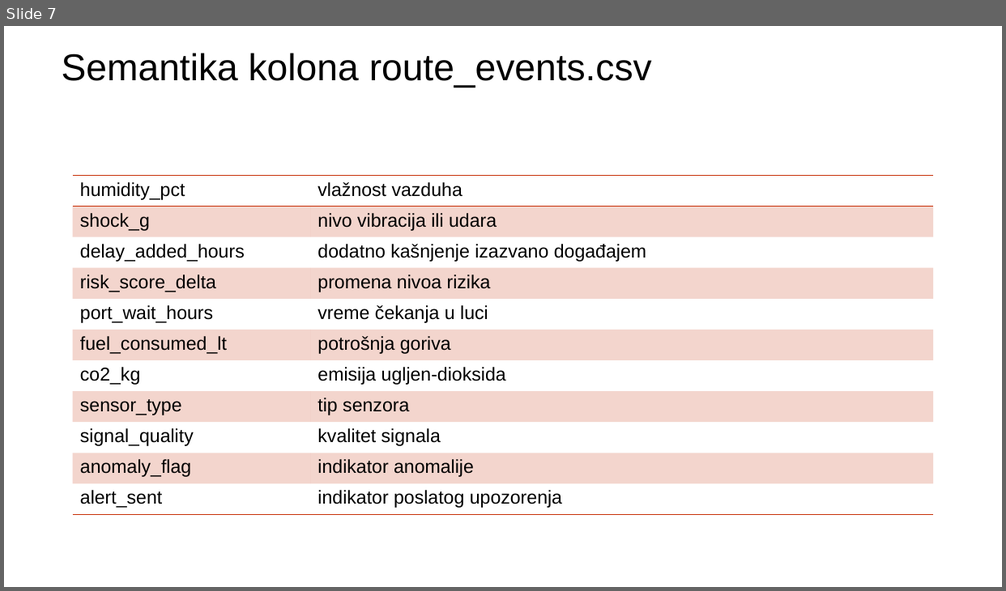
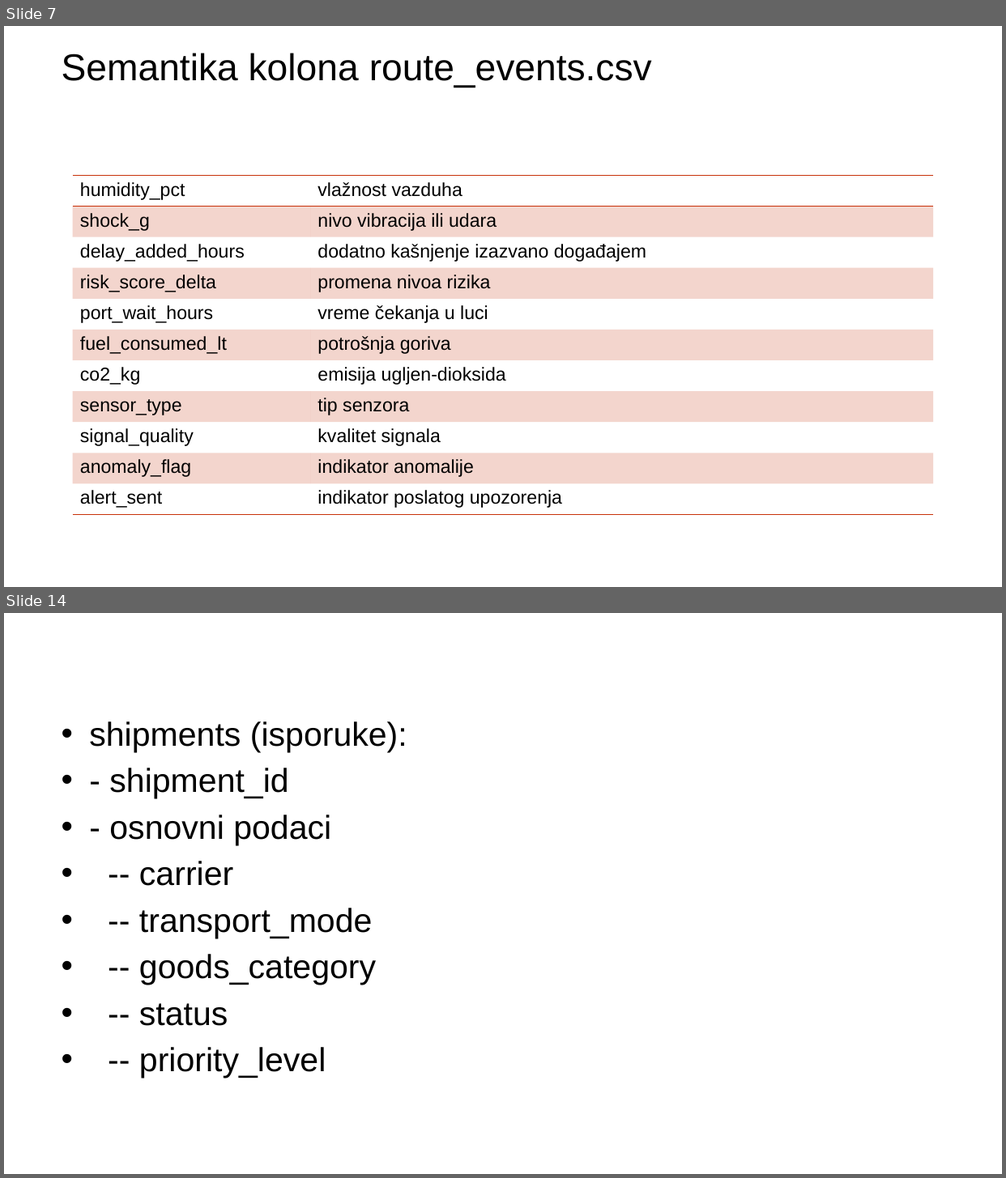
Before and after one commit to annaopi/sbp-projekat, a slide deck: Analiza pametne logistike globalnog uvoza (1).pptx. Shown one above the other, each under a label of ours: slide 7 before the commit, slides 7 and 14 after it; the slides between them are not shown. The pictures are 1006x591 and 1006x1178 pixels, drawn with LibreOffice and Linux fonts; fonts in the diff are those of the drawing; background and template pictures are left out. Boxes give left, top, right and bottom in pixels: in the first picture for what was removed or moved away, otherwise in the second. Text is boxed around its words. In the diff, an @@ line names an element or a change of style, - is before the commit and + after.

```diff
--- a/Analiza pametne logistike globalnog uvoza (1).pptx
+++ b/Analiza pametne logistike globalnog uvoza (1).pptx
@@ slide 14 added at bbox=[4, 613, 1002, 1174], background picture (left out) @@
@@ text added at bbox=[89, 722, 407, 1079], 32 pt, text #000000 @@
+• shipments (isporuke):
+• - shipment_id
+• - osnovni podaci
+• -- carrier
+• -- transport_mode
+• -- goods_category
+• -- status
+• -- priority_level
```
Also in this commit, not shown: 2 slides changed, 10 other slides added.
